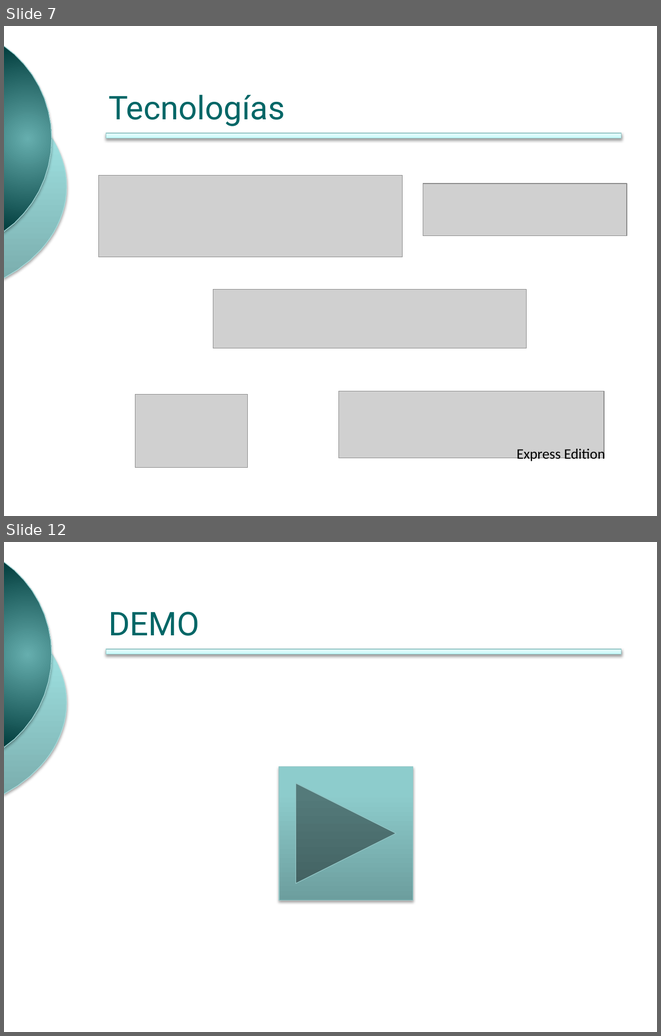
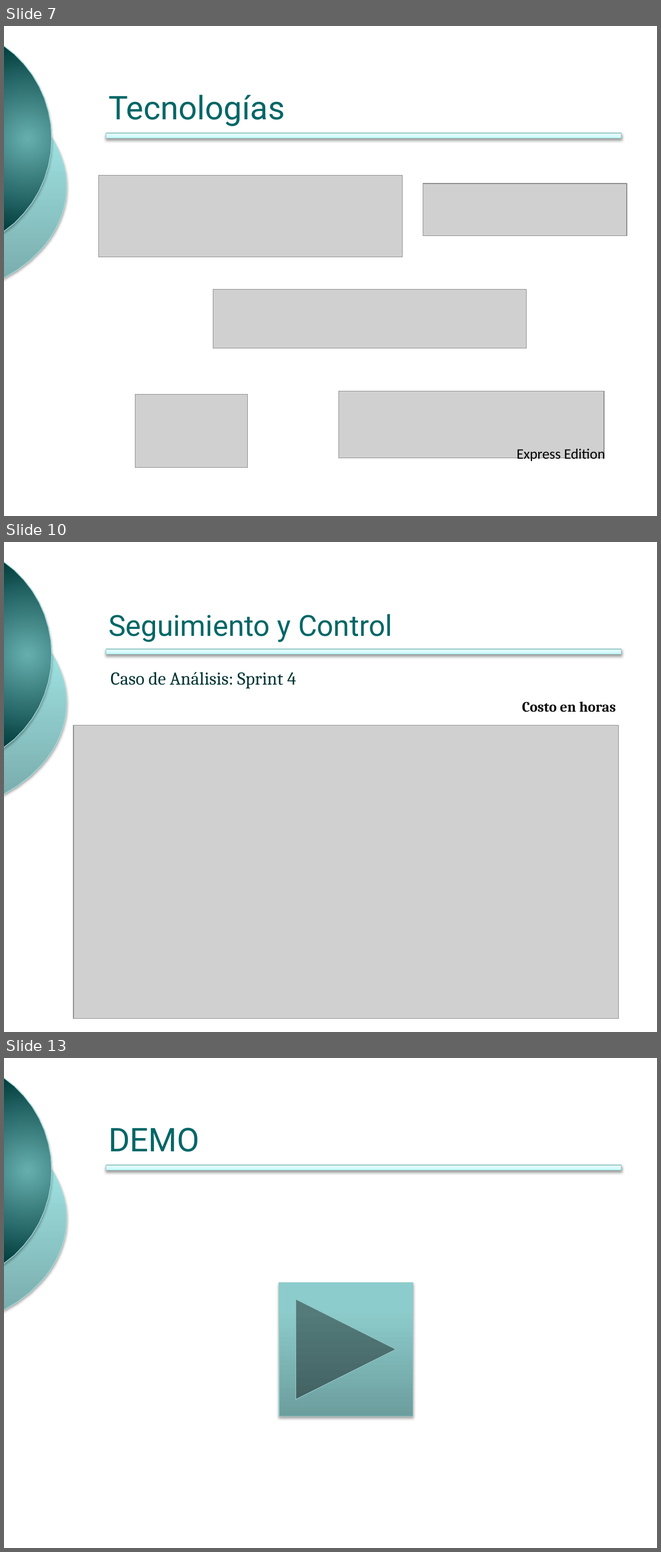
Before and after one commit to ingevy/taller-desarrollo-proyectos-ii-2do-2010, a slide deck: presentations/presentacionFinal.pptx. Shown one above the other, each under a label of ours: slides 7 and 12 before the commit, slides 7, 10 and 13 after it; the slides between them are not shown. The pictures are 661x1036 and 661x1552 pixels, drawn with LibreOffice and Linux fonts; fonts in the diff are those of the drawing; grey boxes stand for pictures; background and template pictures are left out. Boxes give left, top, right and bottom in pixels: in the first picture for what was removed or moved away, otherwise in the second. Text is boxed around its words. In the diff, an @@ line names an element or a change of style, - is before the commit and + after.

```diff
--- a/presentations/presentacionFinal.pptx
+++ b/presentations/presentacionFinal.pptx
@@ slide 10 added at (4,542,657,1032), background #FFFFFF; not listed: 3 template elements that a slide beside it also shows @@
@@ title added at (108,614,392,642), 32 pt, text #006666 @@
+Seguimiento y Control
@@ text added at (111,672,296,689), 20 pt, text #003333 @@
+Caso de Análisis: Sprint 4
@@ text added at (522,702,616,712), 16 pt, text #0D0D0D, bold @@
+Costo en horas
@@ picture added at (73,725,618,1018) @@
@@ what was slide 12 is now slide 13 @@
```
Also in this commit, not shown: 4 slides changed, 1 other slide added, 1 slide removed, 2 other files.
